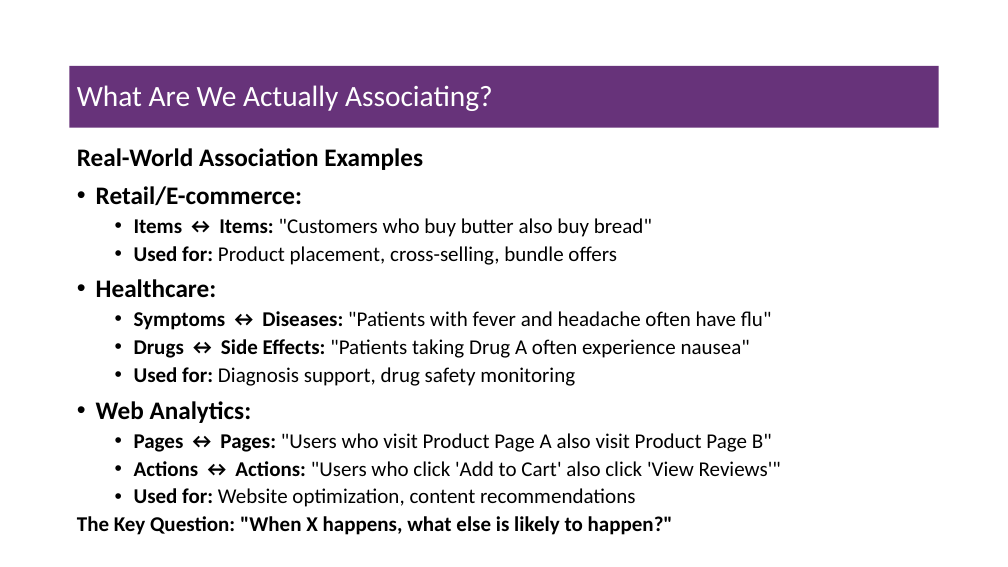
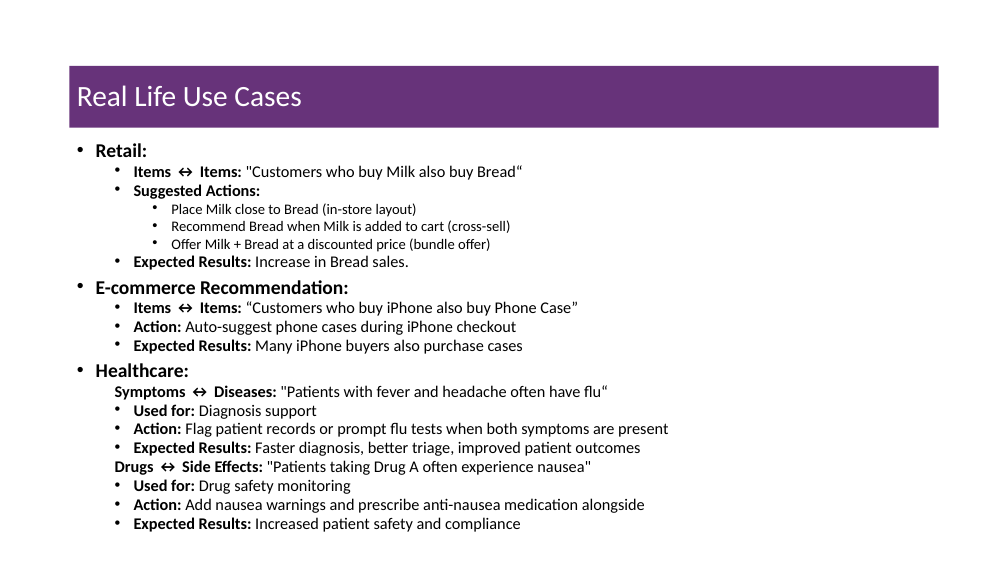
Before and after one commit to msfasha/307304-Data-Mining, a slide deck: slide 3 of 20242/Part 4-Associatin Rules Mining/beta/4-1-association_rules_mining.pptx. Drawn at 1008x567 pixels with LibreOffice and Linux fonts; fonts in the diff are those of the drawing; background and template pictures are left out. Boxes give left, top, right and bottom in pixels: in the first picture for what was removed or moved away, otherwise in the second. Text is boxed around its words. In the diff, an @@ line names an element or a change of style, - is before the commit and + after.

Commit message:
Update the association rules pptx

```diff
--- a/20242/Part 4-Associatin Rules Mining/beta/4-1-association_rules_mining.pptx
+++ b/20242/Part 4-Associatin Rules Mining/beta/4-1-association_rules_mining.pptx
@@ title at bbox=[77, 85, 301, 106]: text changed @@
-What Are We Actually Associating?
+Real Life Use Cases
@@ text at bbox=[96, 143, 578, 354]: text changed; size 20 to 15.5 pt @@
-Real-World Association Examples
-• Retail/E-commerce:
-  • Items ↔ Items: "Customers who buy butter also buy bread"
-  • Used for: Product placement, cross-selling, bundle offers
+• Retail:
+  • Items ↔ Items: "Customers who buy Milk also buy Bread“
+  • Suggested Actions:
+    • Place Milk close to Bread (in-store layout)
+    • Recommend Bread when Milk is added to cart (cross-sell)
+    • Offer Milk + Bread at a discounted price (bundle offer)
+  • Expected Results: Increase in Bread sales.
+• E-commerce Recommendation:
+  • Items ↔ Items: “Customers who buy iPhone also buy Phone Case”
+  • Action: Auto-suggest phone cases during iPhone checkout
+  • Expected Results: Many iPhone buyers also purchase cases
@@ text at bbox=[96, 363, 591, 475]: size 24 to 18.6 pt in "Healthcare:"; size 20 to 15.5 pt in "Drugs ↔ Side Effects: "Patients taking Drug ..."; line spacing 0.9 to 0.7; bullet • to none @@
@@ text at bbox=[115, 385, 668, 456]: text changed; size 20 to 15.5 pt @@
-  • Symptoms ↔ Diseases: "Patients with fever and headache often have flu"
+  Symptoms ↔ Diseases: "Patients with fever and headache often have flu“
+  • Used for: Diagnosis support
+  • Action: Flag patient records or prompt flu tests when both symptoms are present
+  • Expected Results: Faster diagnosis, better triage, improved patient outcomes
@@ text at bbox=[134, 479, 645, 532]: text changed; size 20 to 15.5 pt @@
-  • Used for: Diagnosis support, drug safety monitoring
-• Web Analytics:
-  • Pages ↔ Pages: "Users who visit Product Page A also visit Product Page B"
-  • Actions ↔ Actions: "Users who click 'Add to Cart' also click 'View Reviews'"
-  • Used for: Website optimization, content recommendations
-  The Key Question: "When X happens, what else is likely to happen?"
+  • Used for: Drug safety monitoring
+  • Action: Add nausea warnings and prescribe anti-nausea medication alongside
+  • Expected Results: Increased patient safety and compliance
```
Also in this commit, not shown: 7 other slides changed, 9 slides added, 7 slides removed.
